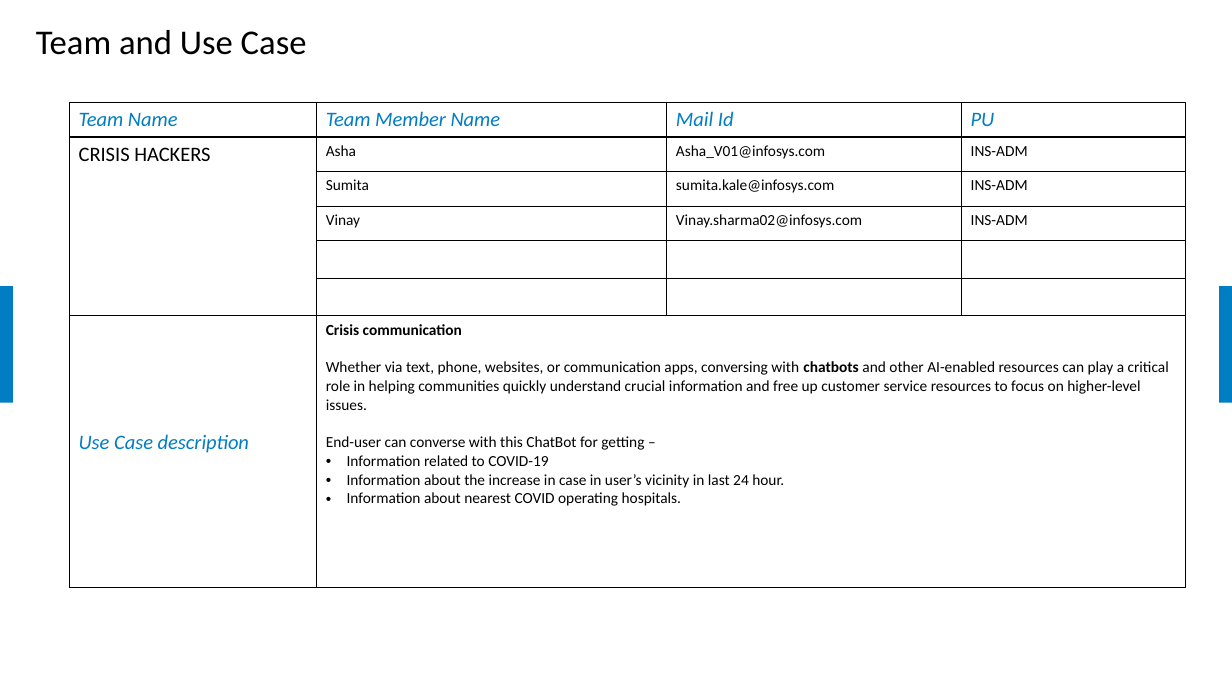
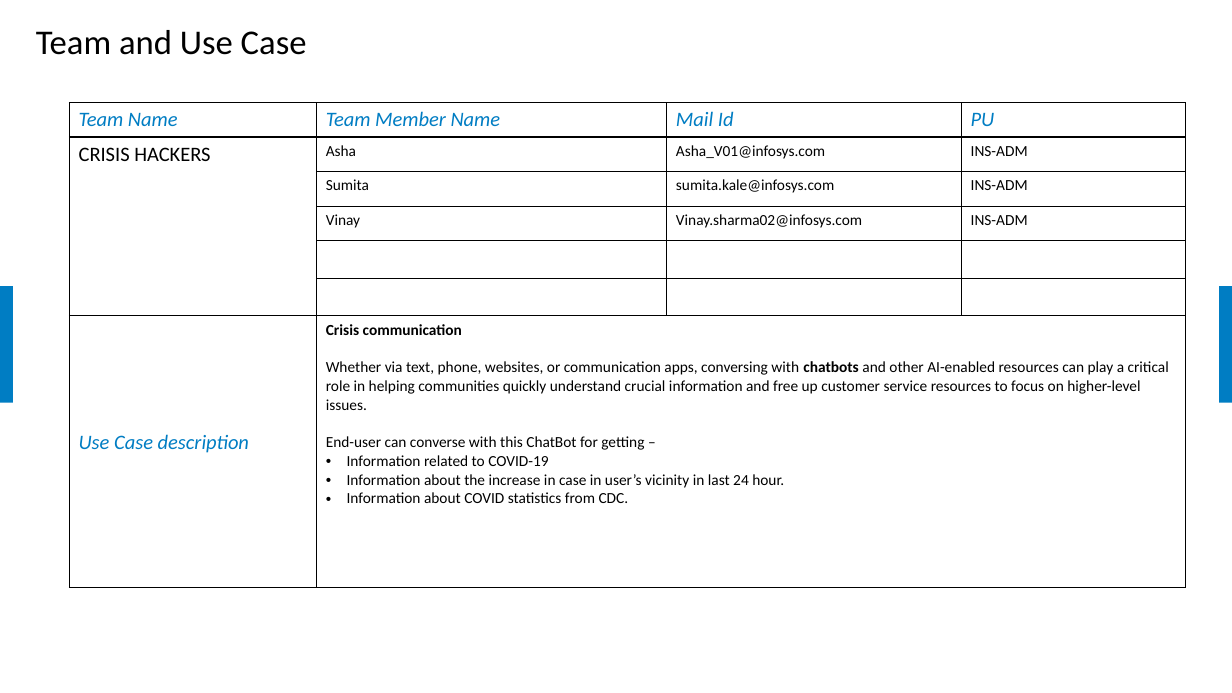
Before and after one commit to vs28031996/HackIt, a slide deck: slide 2 of Presentation/OpenHackwithIBM_Solution_v3.pptx. Drawn at 1232x693 pixels with LibreOffice and Linux fonts; fonts in the diff are those of the drawing; background and template pictures are left out. Boxes give left, top, right and bottom in pixels: in the first picture for what was removed or moved away, otherwise in the second. Text is boxed around its words. In the diff, an @@ line names an element or a change of style, - is before the commit and + after.

```diff
--- a/Presentation/OpenHackwithIBM_Solution_v3.pptx
+++ b/Presentation/OpenHackwithIBM_Solution_v3.pptx
@@ table at (69, 103, 1187, 586) @@
-row 7, column 2: Crisis communication / Whether via text, phone, websites, or communication apps, conversing with chatbots and other AI-enabled resources can play a critical role in helping communities quickly understand crucial information and free up customer service resources to focus on higher-level issues. / End-user can converse with this ChatBot for getting – / Information related to COVID-19 / Information about the increase in case in user’s vicinity in last 24 hour. / Information about nearest COVID operating hospitals.
+row 7, column 2: Crisis communication / Whether via text, phone, websites, or communication apps, conversing with chatbots and other AI-enabled resources can play a critical role in helping communities quickly understand crucial information and free up customer service resources to focus on higher-level issues. / End-user can converse with this ChatBot for getting – / Information related to COVID-19 / Information about the increase in case in user’s vicinity in last 24 hour. / Information about COVID statistics from CDC.
```
